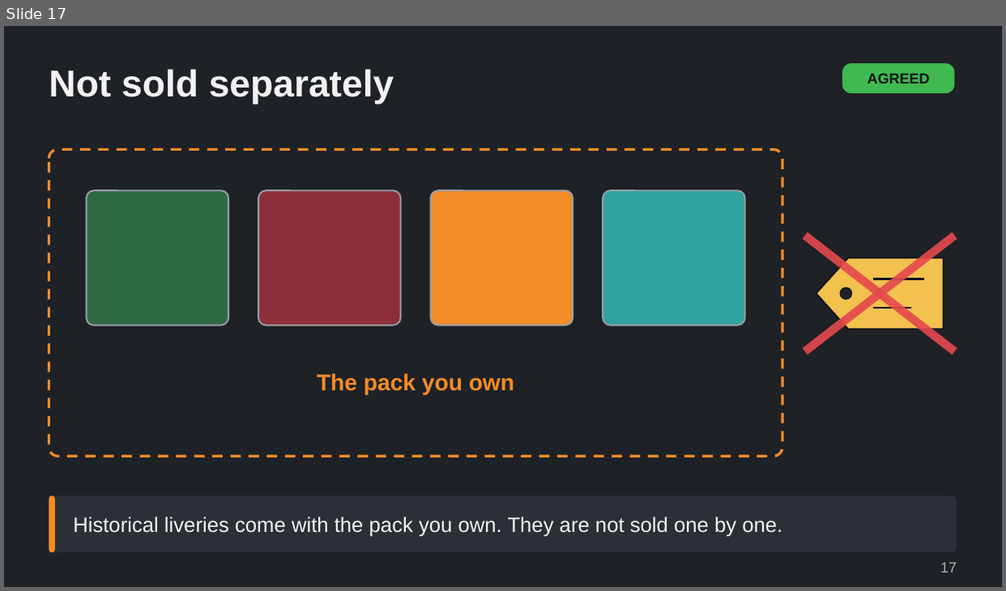
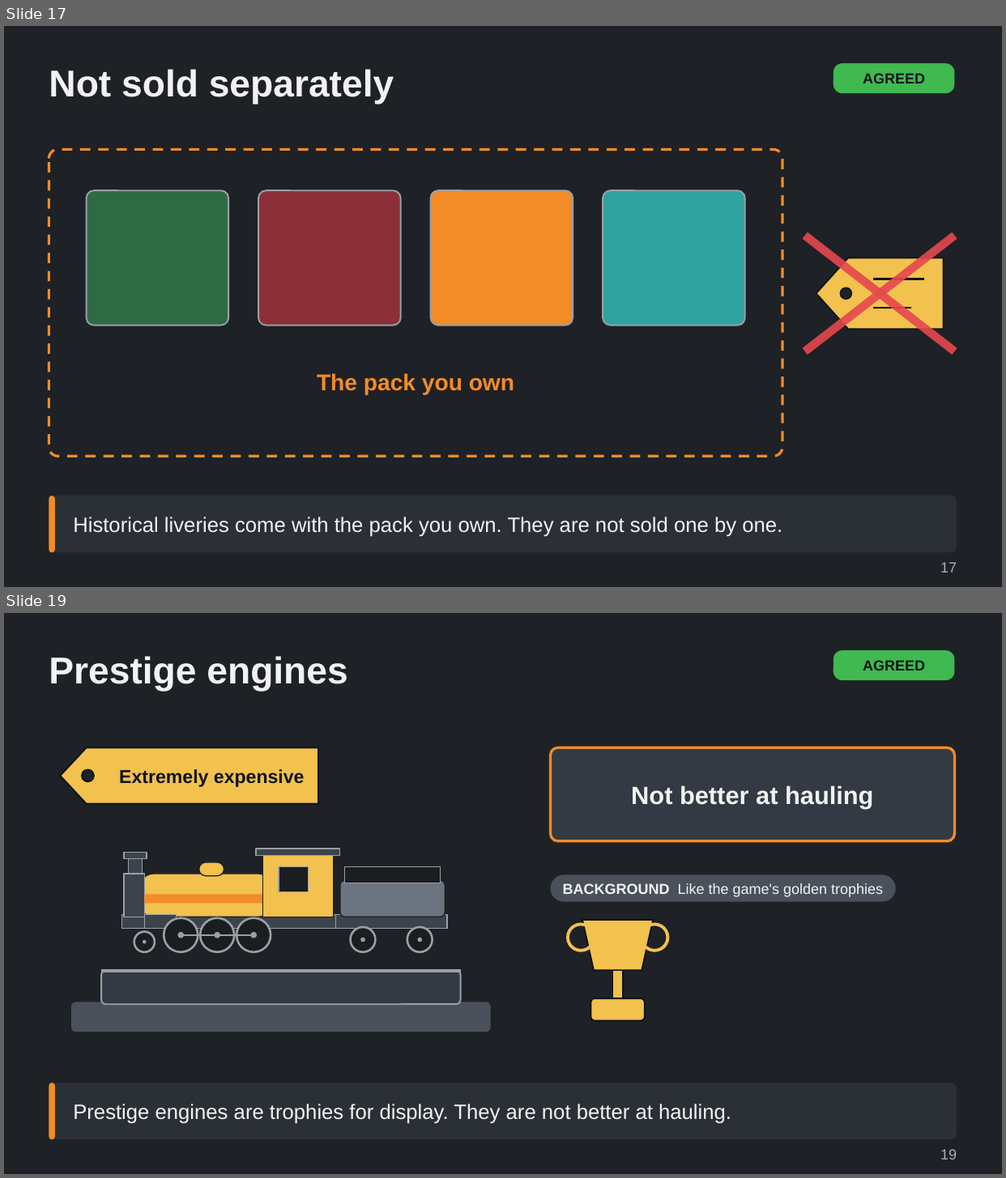
Before and after one commit to Tarenkookoo/Satisfactory---Early-Locomotion, a slide deck: Reporting/Claude Presents/Deck8_AfterLaunch_LateSteam/After_Launch_Late_Steam_Driving_and_Prestige_Explained.pptx. Shown one above the other, each under a label of ours: slide 17 before the commit, slides 17 and 19 after it; the slides between them are not shown. The pictures are 1006x591 and 1006x1178 pixels, drawn with LibreOffice and Linux fonts; fonts in the diff are those of the drawing. Boxes give left, top, right and bottom in pixels: in the first picture for what was removed or moved away, otherwise in the second. Text is boxed around its words. In the diff, an @@ line names an element or a change of style, - is before the commit and + after.

```diff
--- a/Reporting/Claude Presents/Deck8_AfterLaunch_LateSteam/After_Launch_Late_Steam_Driving_and_Prestige_Explained.pptx
+++ b/Reporting/Claude Presents/Deck8_AfterLaunch_LateSteam/After_Launch_Late_Steam_Driving_and_Prestige_Explained.pptx
@@ slide 19 added at [4, 613, 1002, 1174], background #1E2126 @@
@@ title added at [49, 656, 347, 692], 36 pt, text #F2F2F2, bold @@
+Prestige engines
@@ rounded rectangle added at [833, 650, 955, 680], fill #3FB950, 14 pt, text #101418, bold @@
+AGREED
@@ rounded rectangle added at [551, 875, 896, 902], fill #4A515B, 14 pt, text #F2F2F2 @@
+BACKGROUND Like the game's golden trophies
@@ group added at [60, 747, 955, 1033]: 15 ellipses, 12 rectangles, 7 rounded rectangles, 2 lines, 2 freeform shapes, 1 text @@
+Extremely expensive
+Not better at hauling
@@ rounded rectangle added at [49, 1083, 957, 1140], fill #2B2F36, 20 pt, text #F2F2F2 @@
+Prestige engines are trophies for display. They are not better at hauling.
@@ rounded rectangle added at [49, 1083, 55, 1140], fill #F28C28 @@
@@ text added at [940, 1149, 957, 1160], 14 pt, text #A9B0B8 @@
+19
@@ slide 17 changed as well @@
@@ rounded rectangle "AGREED": place and size @@
-rounded rectangle "AGREED" at [842, 63, 955, 93]
+rounded rectangle "AGREED" at [833, 63, 955, 93]
```
Also in this commit, not shown: 14 other slides changed, 7 other slides added, 6 other files.
